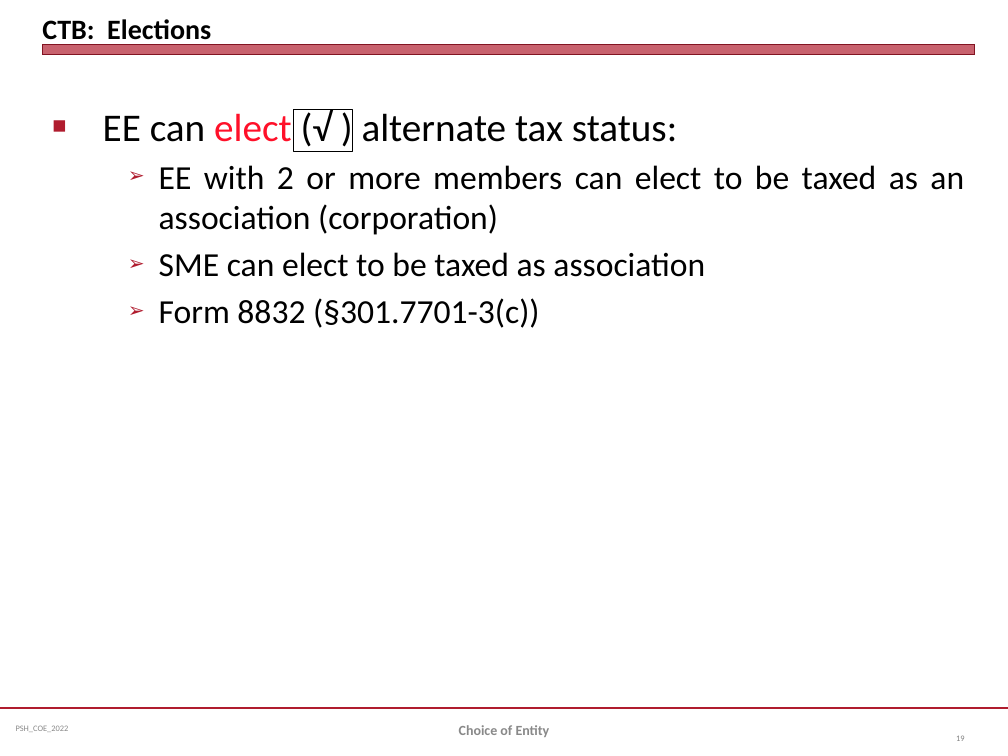
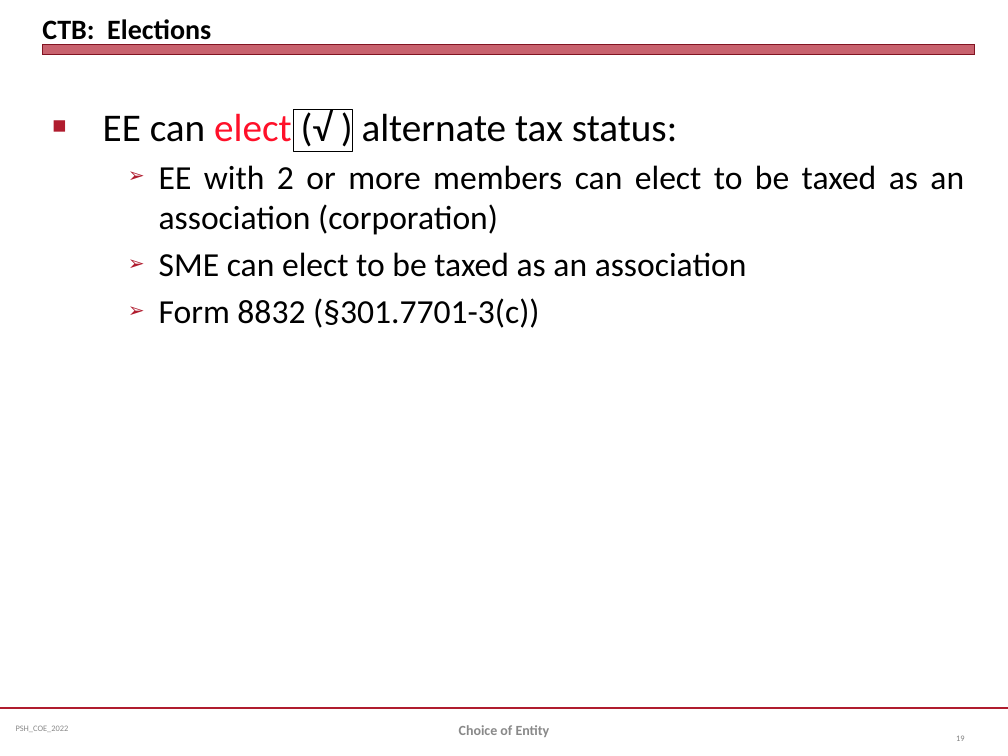
Before and after one commit to jmc877/Partnership-Tax, a slide deck: slide 19 of slides/PSH_COEntity_2022.pptx. Drawn at 1008x756 pixels with LibreOffice and Linux fonts; fonts in the diff are those of the drawing. Boxes give left, top, right and bottom in pixels: in the first picture for what was removed or moved away, otherwise in the second. Text is boxed around its words. In the diff, an @@ line names an element or a change of style, - is before the commit and + after.

```diff
--- a/slides/PSH_COEntity_2022.pptx
+++ b/slides/PSH_COEntity_2022.pptx
@@ text at box(159, 252, 747, 277): text changed @@
-  ➢ SME can elect to be taxed as association
+  ➢ SME can elect to be taxed as an association
```
Also in this commit, not shown: 2 other slides changed, 4 other files.
